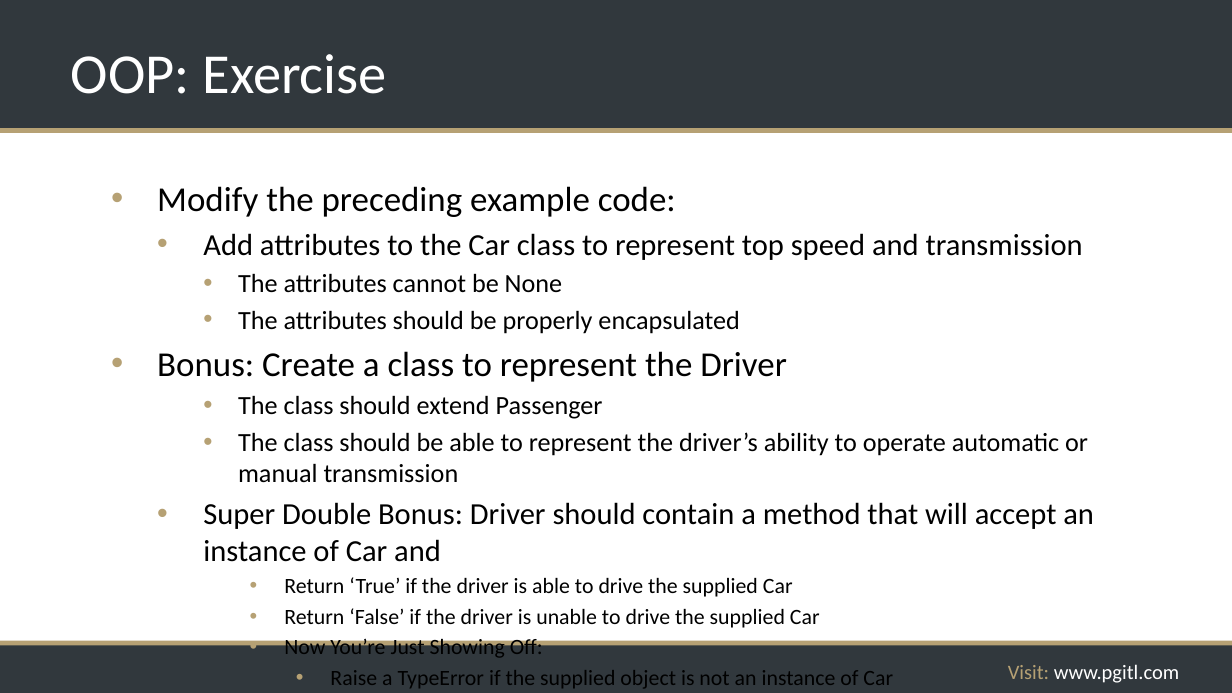
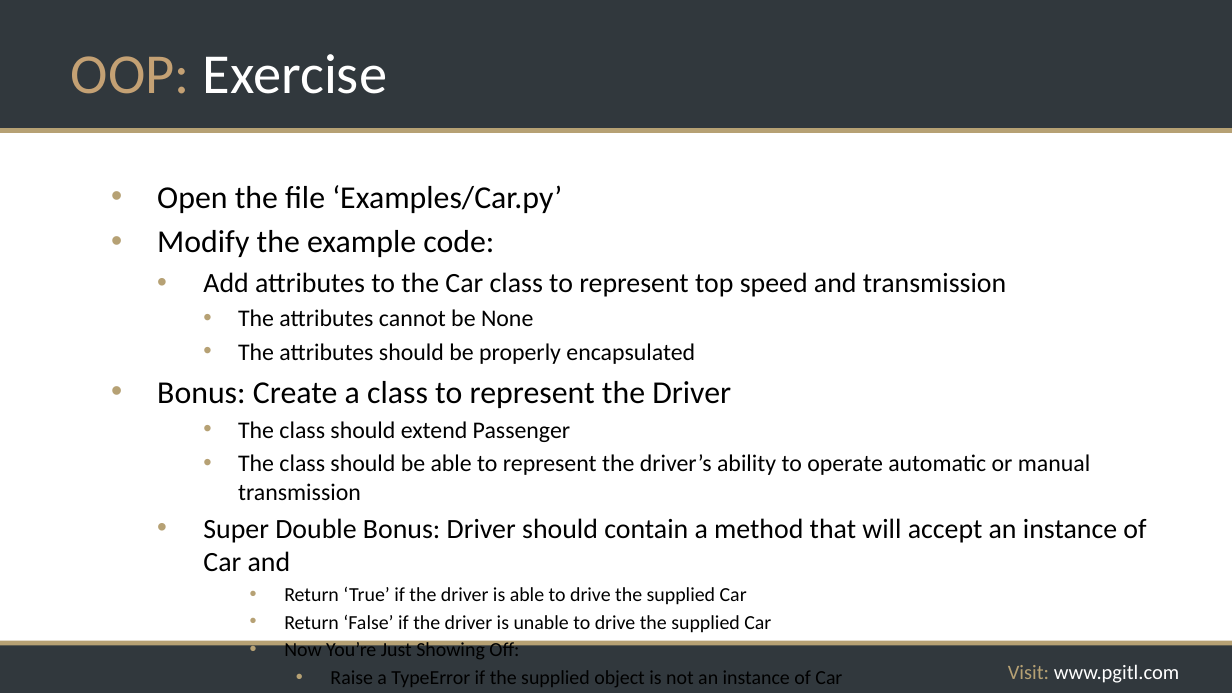
Before and after one commit to rikkouri/project-a, a slide deck: slide 249 of Programming Foundations.pptx. Drawn at 1232x693 pixels with LibreOffice and Linux fonts; fonts in the diff are those of the drawing; background and template pictures are left out. Boxes give left, top, right and bottom in pixels: in the first picture for what was removed or moved away, otherwise in the second. Text is boxed around its words. In the diff, an @@ line names an element or a change of style, - is before the commit and + after.

Commit message:
OOP Exercise

```diff
--- a/Programming Foundations.pptx
+++ b/Programming Foundations.pptx
@@ title "OOP: Exercise" at (71,54,387,94): text colour #FFFFFF to #C4A174 in "OOP:" @@
@@ text at (157,185,562,257): text changed; size 27.2 to 24.8 pt @@
-• Modify the preceding example code:
+• Open the file ‘Examples/Car.py’
+• Modify the example code:
@@ text at (157,272,1146,687): size 23.8 to 21.7 pt in "Add attributes to the Car class to ...", "Super Double Bonus: Driver should contain a ..."; size 20.4 to 18.6 pt in "The attributes cannot be None", "The attributes should be properly encapsulated", "The class should extend Passenger", "The class should be able to represent ..."; size 27.2 to 24.8 pt in "Bonus: Create a class to represent the ..."; size 17 to 15.5 pt in "Return ‘True’ if the driver is able ...", "Return ‘False’ if the driver is unable ...", "Now You’re Just Showing Off:", "Raise a TypeError if the supplied object ..." @@
```
Also in this commit, not shown: 2 slides added, 1 slide removed, 5 other files.
